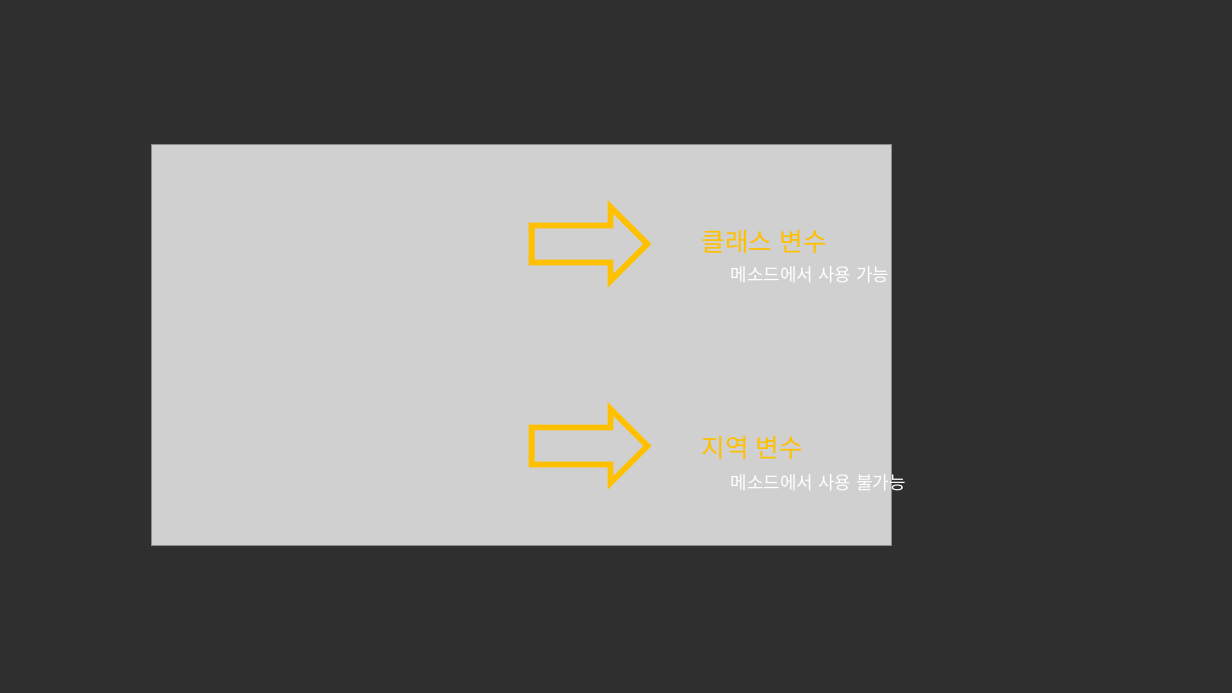
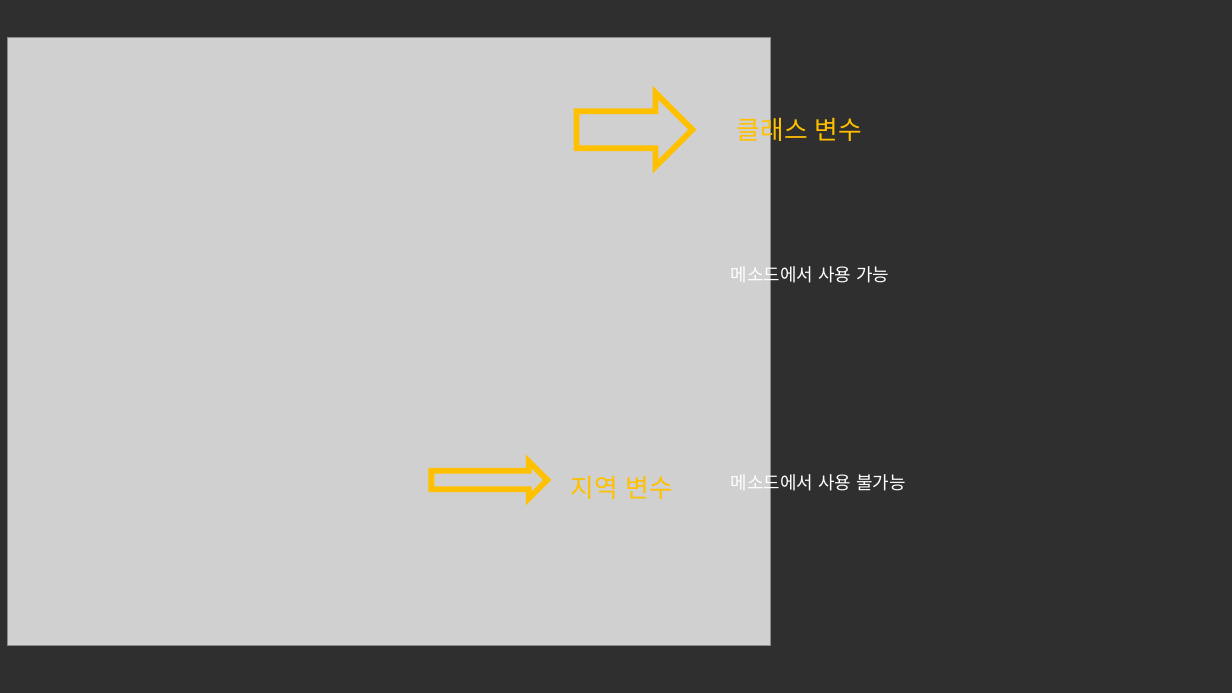
Before and after one commit to forwdevel/Full-Stack, a slide deck: slide 17 of 객체이론정리.pptx (slide 7 before the commit). Drawn at 1232x693 pixels with LibreOffice and Linux fonts; fonts in the diff are those of the drawing; grey boxes stand for pictures. Boxes give left, top, right and bottom in pixels: in the first picture for what was removed or moved away, otherwise in the second. Text is boxed around its words. In the diff, an @@ line names an element or a change of style, - is before the commit and + after.

```diff
--- a/객체이론정리.pptx
+++ b/객체이론정리.pptx
@@ picture added at <box>8,38,772,646</box> @@
@@ right arrow: place and size @@
-right arrow at <box>531,207,647,281</box>
+right arrow at <box>577,92,692,166</box>
@@ text "클래스 변수" rewrapped from <box>701,229,827,253</box> to <box>737,113,862,146</box> @@
@@ picture removed at <box>152,145,892,546</box> @@
@@ right arrow: place and size @@
-right arrow at <box>531,409,647,483</box>
+right arrow at <box>432,461,547,498</box>
@@ text "지역 변수": place and size @@
-text "지역 변수" at <box>701,435,803,459</box>
+text "지역 변수" at <box>571,475,672,499</box>
```
Also in this commit, not shown: 1 other slide changed, 10 slides added, 1 slide removed.
